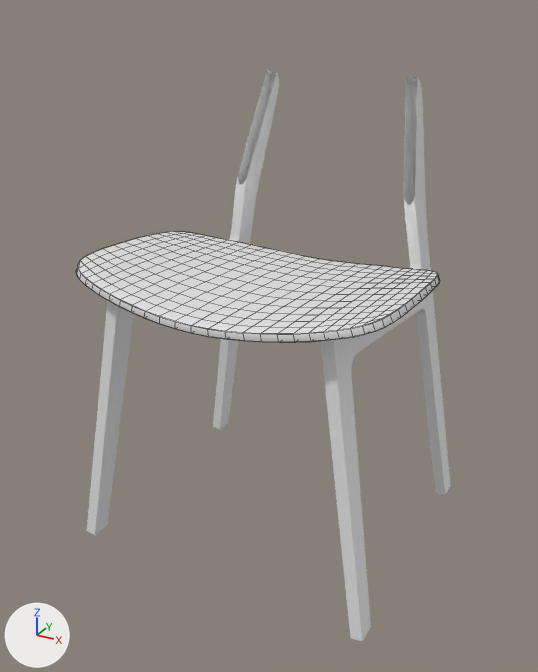
One commit to the Blender file Misc Obj/Chair/Chair.blend: the scene before it, then after it.
Rendered twice from a camera (50 mm lens) standing at (2.72, -5.13, 4.27) and looking at (-0.01, -0.16, 1.79). The lights are fixed; the arrows at lower left show +X, +Y and +Z. Mesh edges are drawn as thin lines on the coarser meshes.

In view in the first picture: 'Legs', 'Seat'.
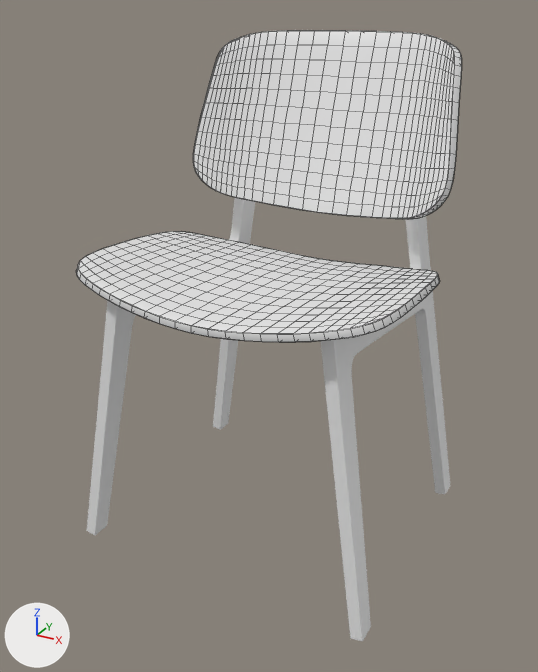
Commit message: back done

The change, as JSON lines over the scene's bpy script:
```json
{"op": "add", "block": "me_plane_001", "code": ["me_plane_001 = bpy.data.meshes.new('Plane.001')", "me_plane_001.from_pydata([(0.0, -1.07, -0.97), (0.92, -0.77, -0.73), (0.0, 0.46, -1.45), (0.85, 0.34, -1.09), (0.47, -1.01, -0.89), (0.47, 0.46, -1.36), (0.79, -0.91, -0.76), (0.77, 0.38, -1.18), (0.0, -0.03, -1.29), (0.88, 0.02, -0.96), (0.47, -0.02, -1.2), (0.79, 0.0, -1.03), (0.0, -0.63, -1.09), (0.95, -0.58, -0.77), (0.47, -0.62, -1.0), (0.81, -0.59, -0.84), (0.66, 0.44, -1.27), (0.67, -0.98, -0.83), (0.66, 0.0, -1.12), (0.68, -0.6, -0.93)], [], [(11, 9, 3, 7), (8, 10, 5, 2), (18, 11, 7, 16), (19, 15, 11, 18), (12, 14, 10, 8), (15, 13, 9, 11), (6, 1, 13, 15), (0, 4, 14, 12), (17, 6, 15, 19), (4, 17, 19, 14), (14, 19, 18, 10), (10, 18, 16, 5)])", "me_plane_001.polygons.foreach_set('use_smooth', [True] * 12)"]}
{"op": "add", "block": "ob_back", "code": ["ob_back = bpy.data.objects.new('Back', me_plane_001)", "ob_back.location = (0.0, -0.19, 3.64)", "ob_back.rotation_euler = (1.571, 0.0, 0.0)  # degrees (90, 0, 0)", "ob_back.scale = (1.29, 0.969, 1.0)", "_m = ob_back.modifiers.new('Mirror', 'MIRROR')", "_m.use_clip = True", "_m = ob_back.modifiers.new('Subdivision', 'SUBSURF')", "_m.levels = 3", "_m.render_levels = 3", "_m = ob_back.modifiers.new('Solidify', 'SOLIDIFY')", "_m.thickness = 0.0566", "_m.offset = 1.0", "_m.nonmanifold_merge_threshold = 0.0003", "_m = ob_back.modifiers.new('Bevel', 'BEVEL')", "_m.width = 0.002", "_m.width_pct = 0.002", "_m.segments = 2", "_m.angle_limit = 1.047"]}
```

Pixel boxes [x1, y1, x2, y2] of what changed, in the pictures (538 x 672 px):
```json
{"object": "Back", "change": "added", "after": [193, 30, 462, 219]}
```
